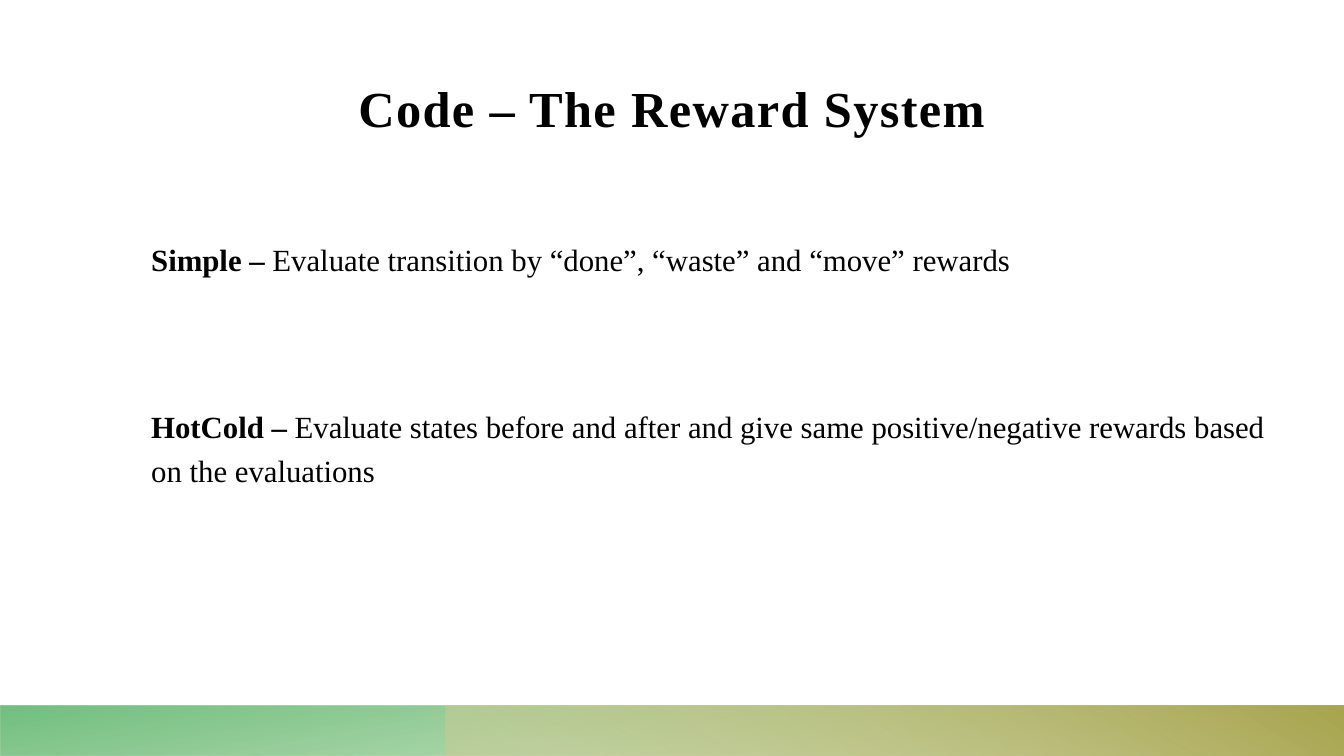
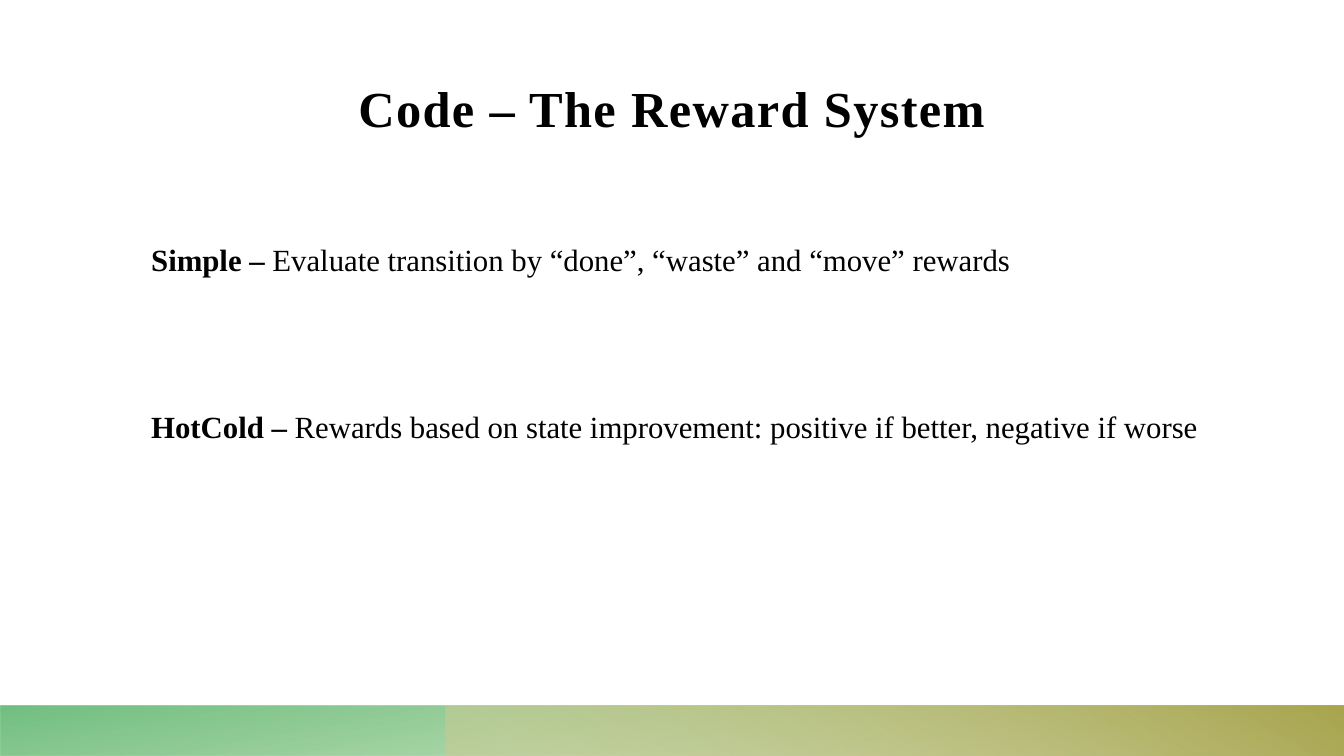
Before and after one commit to Dekel23/Sokoban-DRL, a slide deck: slide 12 of presentation.pptx. Drawn at 1344x756 pixels with LibreOffice and Linux fonts; fonts in the diff are those of the drawing. Boxes give left, top, right and bottom in pixels: in the first picture for what was removed or moved away, otherwise in the second. Text is boxed around its words. In the diff, an @@ line names an element or a change of style, - is before the commit and + after.

```diff
--- a/presentation.pptx
+++ b/presentation.pptx
@@ text at <box>151,416,1197,444</box>: text changed @@
-HotCold – Evaluate states before and after and give same positive/negative rewards based on the evaluations
+HotCold – Rewards based on state improvement: positive if better, negative if worse
```
Also in this commit, not shown: 4 other slides changed, 4 other files.
